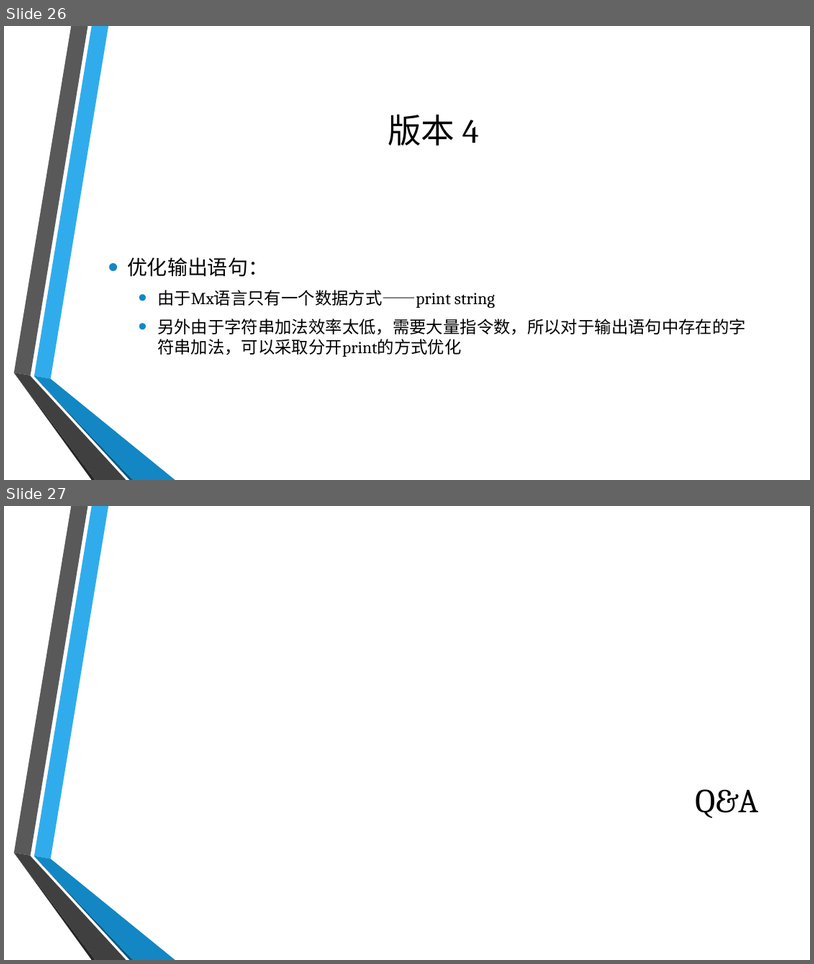
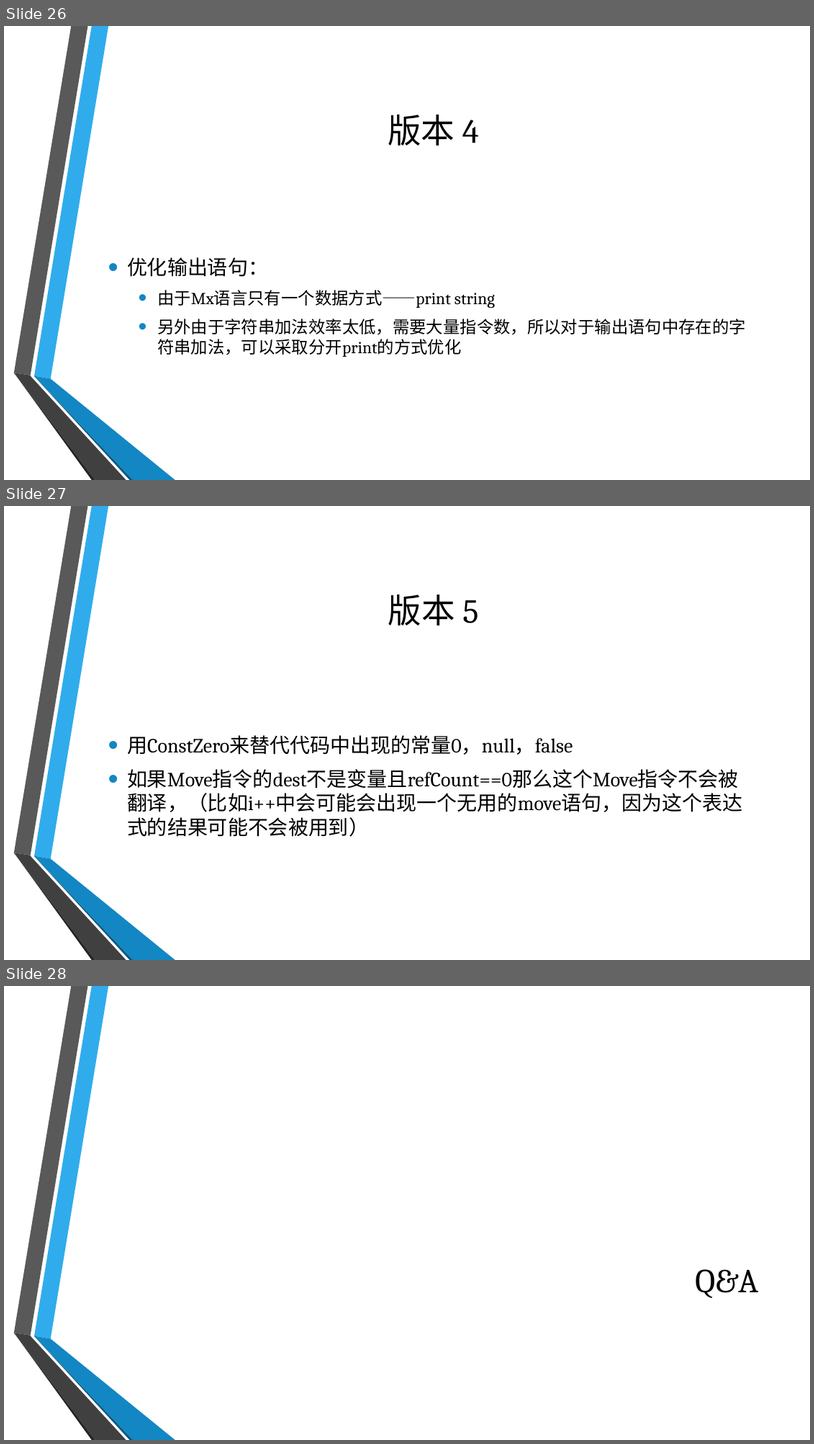
Before and after one commit to BreakVoid/Mental, a slide deck: slide/slide.pptx. Shown one above the other, each under a label of ours: slides 26 and 27 before the commit, slides 26, 27 and 28 after it. The pictures are 814x964 and 814x1444 pixels, drawn with LibreOffice and Linux fonts; fonts in the diff are those of the drawing; background and template pictures are left out. Boxes give left, top, right and bottom in pixels: in the first picture for what was removed or moved away, otherwise in the second. Text is boxed around its words. In the diff, an @@ line names an element or a change of style, - is before the commit and + after.

Commit message:
modified slide.pptx add bonus file

```diff
--- a/slide/slide.pptx
+++ b/slide/slide.pptx
@@ slide 27 added at box(4, 506, 810, 960), background picture (left out); not listed: 6 template elements that a slide beside it also shows @@
@@ title added at box(388, 594, 478, 626), 40 pt, text #000000 @@
+版本 5
@@ text added at box(127, 735, 743, 836), 24 pt, text #000000 @@
+• 用ConstZero来替代代码中出现的常量0，null，false
+• 如果Move指令的dest不是变量且refCount==0那么这个Move指令不会被翻译，（比如i++中会可能会出现一个无用的move语句，因为这个表达式的结果可能不会被用到）
@@ what was slide 27 is now slide 28 @@
```
Also in this commit, not shown: 3 other files.
